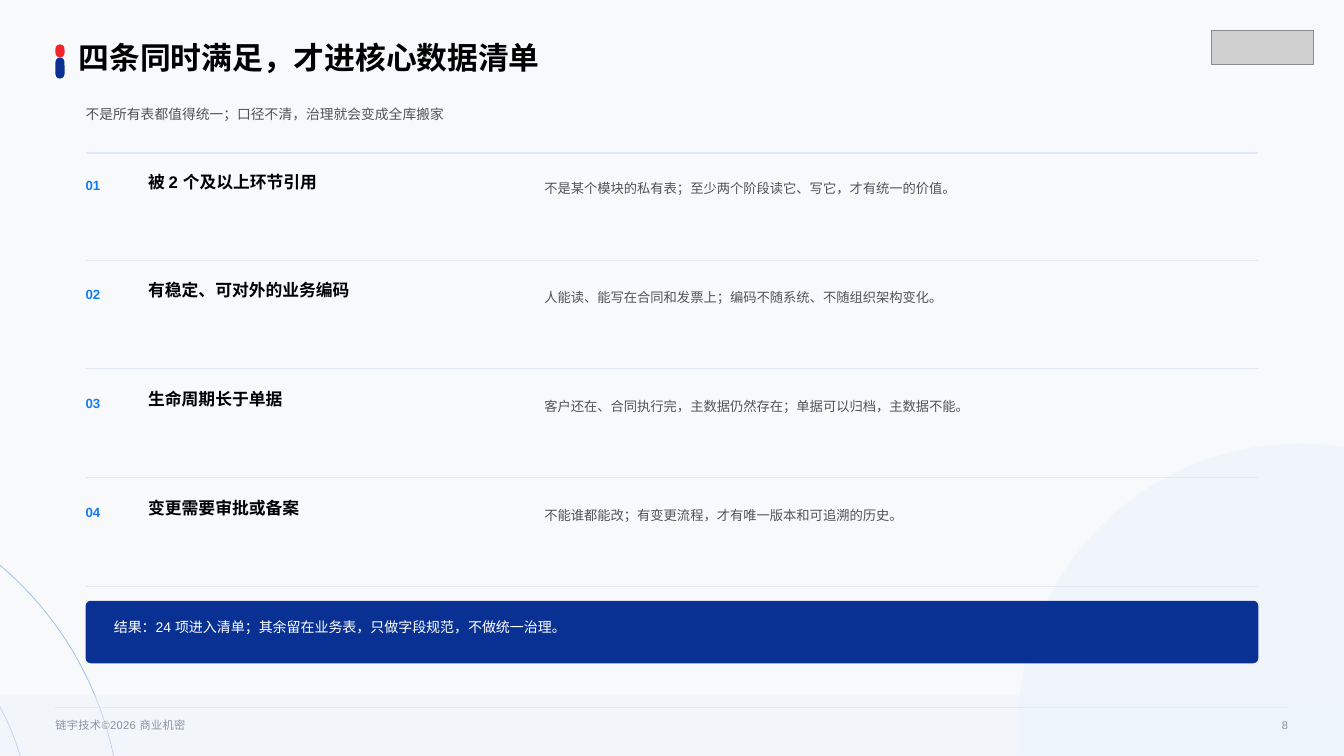
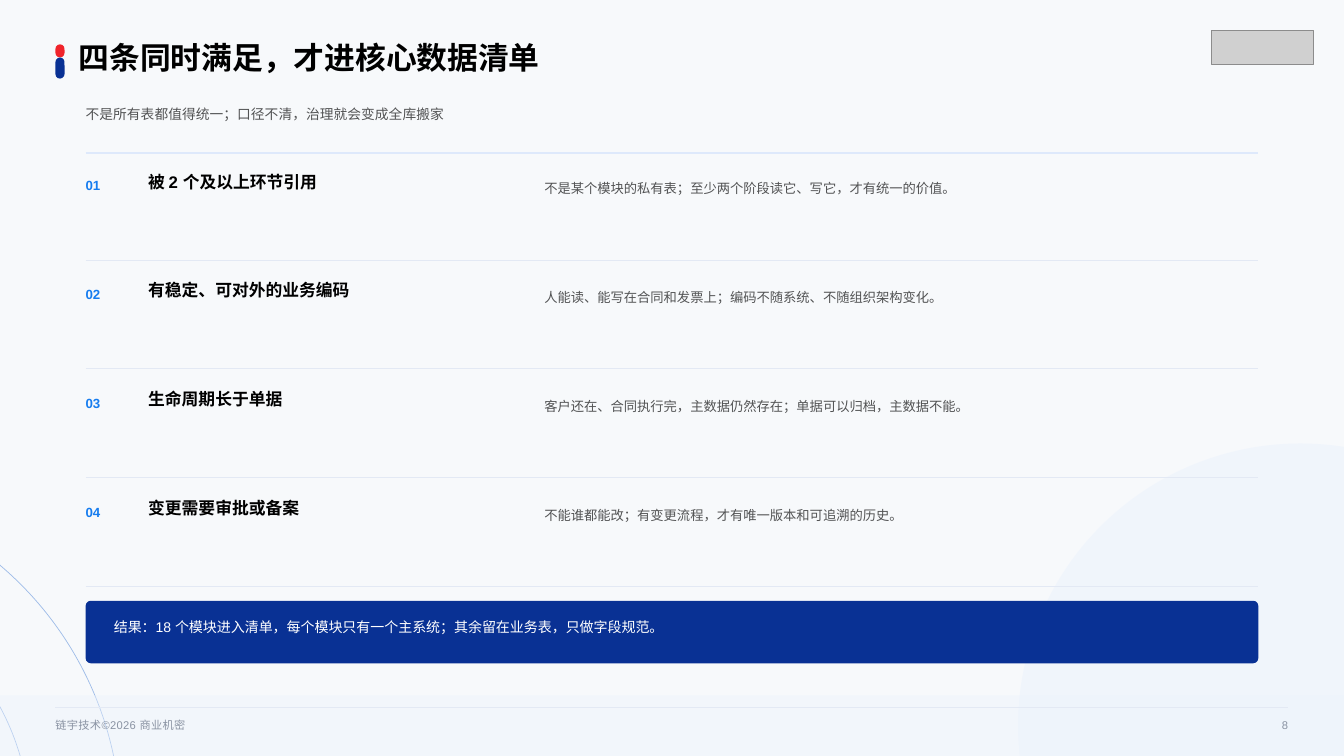
Before and after one commit to 7XDDD/CEOagent, a slide deck: slide 8 of 链宇技术-业务链路与核心数据-大纲版.pptx. Drawn at 1344x756 pixels with LibreOffice and Linux fonts; fonts in the diff are those of the drawing; grey boxes stand for pictures. Boxes give left, top, right and bottom in pixels: in the first picture for what was removed or moved away, otherwise in the second. Text is boxed around its words. In the diff, an @@ line names an element or a change of style, - is before the commit and + after.

```diff
--- a/链宇技术-业务链路与核心数据-大纲版.pptx
+++ b/链宇技术-业务链路与核心数据-大纲版.pptx
@@ text at bbox=[114, 620, 663, 634]: text changed @@
-结果：24 项进入清单；其余留在业务表，只做字段规范，不做统一治理。
+结果：18 个模块进入清单，每个模块只有一个主系统；其余留在业务表，只做字段规范。
```
Also in this commit, not shown: 3 other slides changed, 1 slide added, 1 slide removed, 3 other files.
